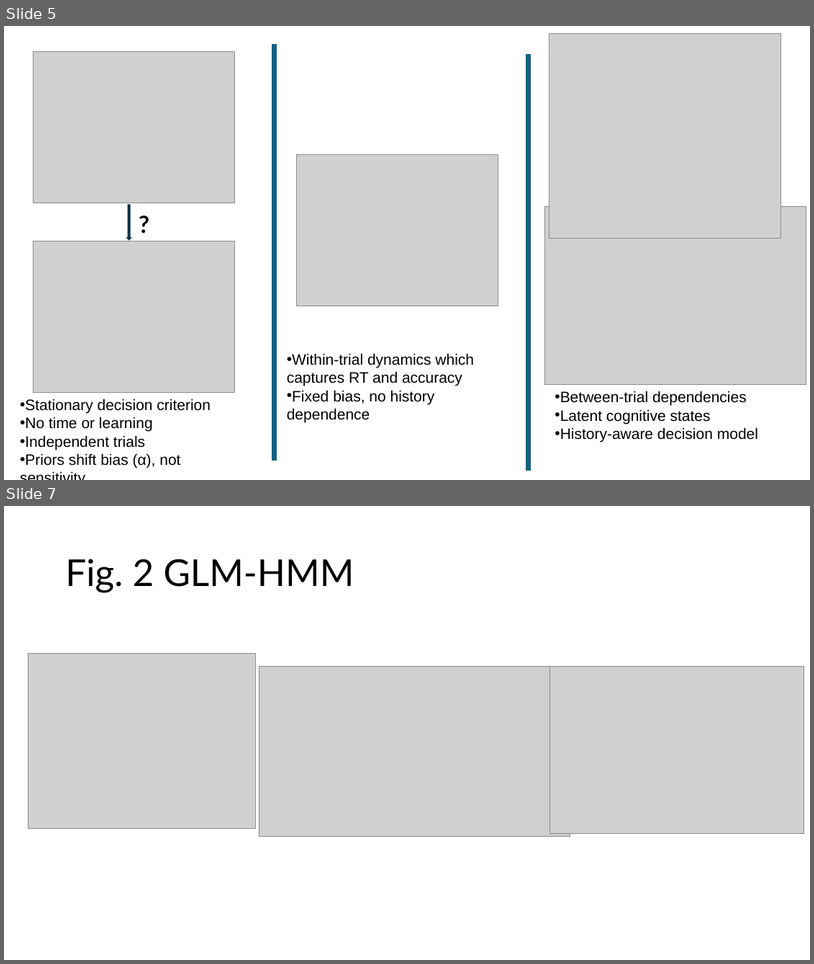
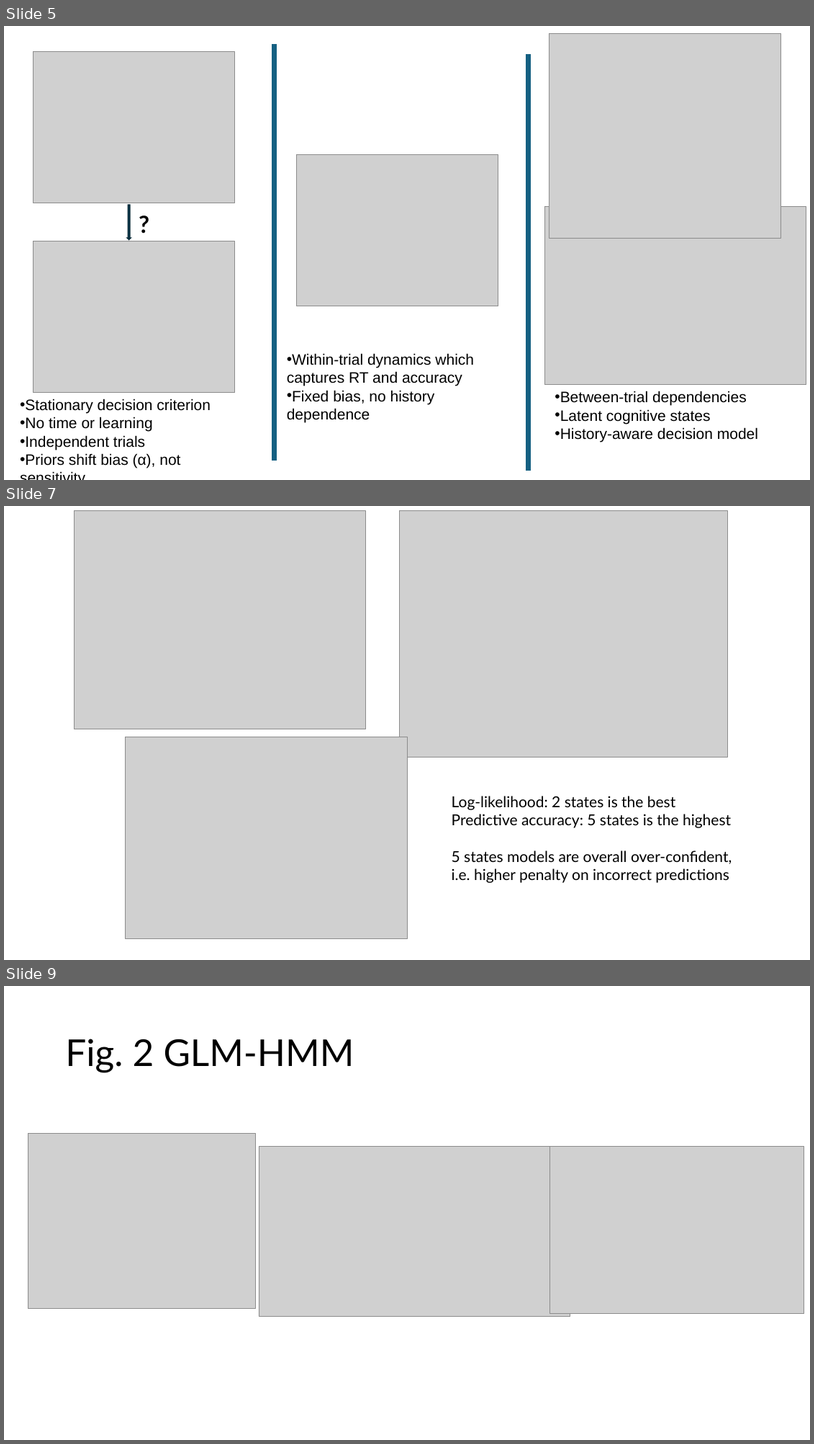
Before and after one commit to vaibrainium/prior-encoding-in-nhp-sc, a slide deck: dissemination/Prior encoding of Superior Colliculus in perceptual decision-making.pptx. Shown one above the other, each under a label of ours: slides 5 and 7 before the commit, slides 5, 7 and 9 after it; the slides between them are not shown. The pictures are 814x964 and 814x1444 pixels, drawn with LibreOffice and Linux fonts; fonts in the diff are those of the drawing; grey boxes stand for pictures. Boxes give left, top, right and bottom in pixels: in the first picture for what was removed or moved away, otherwise in the second. Text is boxed around its words. In the diff, an @@ line names an element or a change of style, - is before the commit and + after.

```diff
--- a/dissemination/Prior encoding of Superior Colliculus in perceptual decision-making.pptx
+++ b/dissemination/Prior encoding of Superior Colliculus in perceptual decision-making.pptx
@@ slide 7 added at (4,506,810,960), background #FFFFFF @@
@@ picture added at (74,511,366,729) @@
@@ picture added at (399,511,728,757) @@
@@ picture added at (126,736,407,939) @@
@@ text added at (452,795,732,883), 18 pt, text #000000 @@
+Log-likelihood: 2 states is the best
+Predictive accuracy: 5 states is the highest
+5 states models are overall over-confident, i.e. higher penalty on incorrect predictions
@@ what was slide 7 is now slide 9 @@
```
Also in this commit, not shown: 1 slide changed, 2 other slides added, 1 slide removed, 3 other files.
